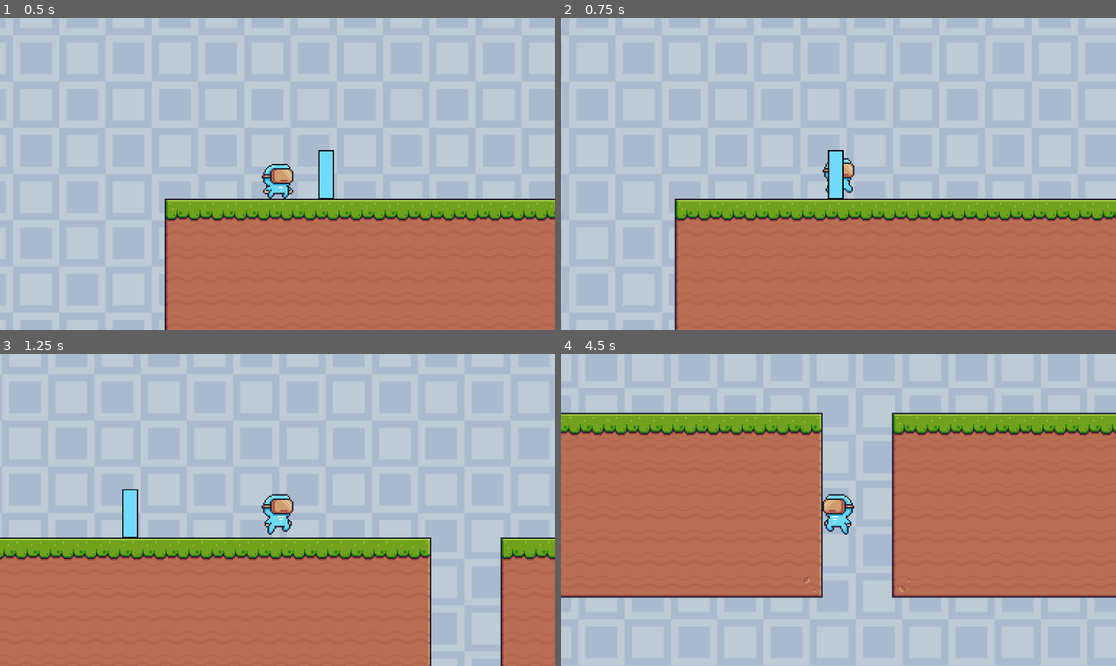
Above: before the commit, frames 1-4 (two rows, left to right).
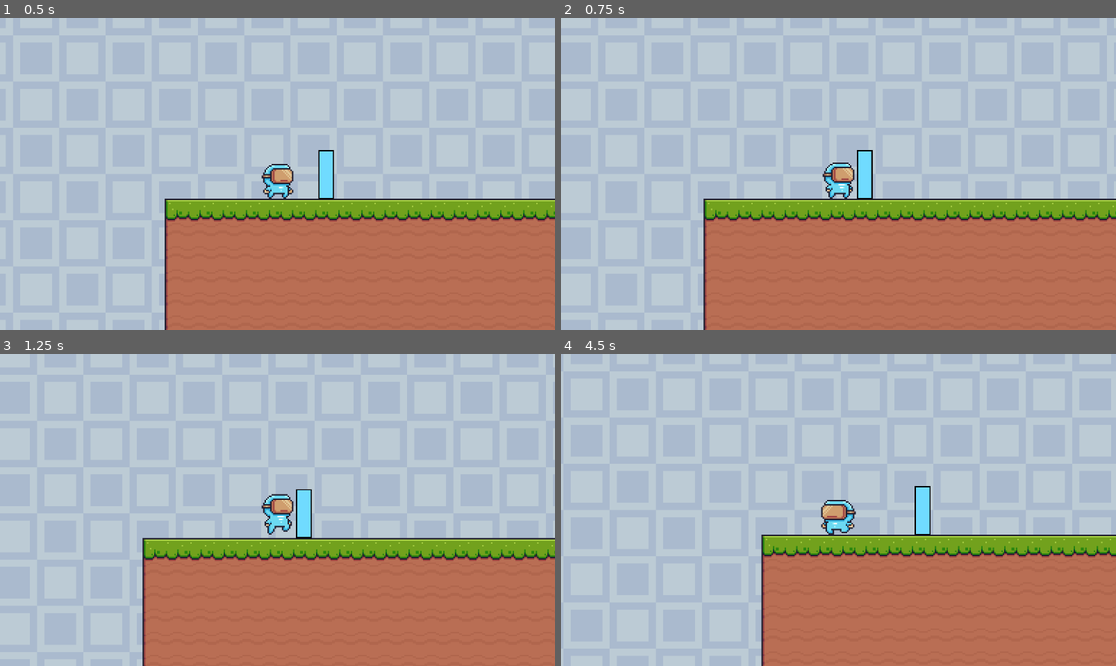
Above: after the commit, the same moments.

Repository: Zarlden/Syncronauts
Game: Godot game, scene res://Level/level_1.tscn
Same seed, same stepped clock (60 frames per second), same inputs: the game is played once before the commit and once after it.
Inputs:
- Up to frame 1 (0.5 s): no input
- Up to frame 2 (0.75 s): hold D (Right) from 0.53 s (still down)
- Up to frame 3 (1.25 s): keep holding D (Right); tap Space (Jump) at 0.77 s
- Up to frame 4 (4.5 s): tap Space (Jump) at 1.52, 3.02, 3.77 s; release D (Right) at 2.03 s; hold A (Left) 2.03-2.78 s; hold D (Right) 2.78-4.28 s; hold A (Left) from 4.28 s (still down)

Frame 1 is identical in both runs. In frame 2, 5.2% of the frame differs, in the area x 20-100%, y 42-100%; in frame 3, 19%; in frame 4, 63%, in the area x 0-100%, y 18-100%.
Error after the commit: Invalid access to property or key 'colour' on a base object of type 'null instance'. (res://Player/PlayerAction.gd:15)

Commit message:
changed filepaths for colournode

Diff:
--- a/Interactable_Objects/Barrier/BarrierShape.gd
+++ b/Interactable_Objects/Barrier/BarrierShape.gd
@@ -1,7 +1,7 @@
 extends StaticBody2D
 class_name  Barrier
 
-const colourNode = preload("res://ColourNode.gd")
+const colourNode = preload("res://misc/ColourNode.gd")
 const COLOR = colourNode.colourSet.BLUE
 
 func _ready():
--- a/Interactable_Objects/puddle/puddle.gd
+++ b/Interactable_Objects/puddle/puddle.gd
@@ -1,6 +1,6 @@
 extends Node2D
 
-const colourNode = preload("res://ColourNode.gd")
+const colourNode = preload("res://misc/ColourNode.gd")
 
 @export var puddleColour: colourNode.colourSet = colourNode.colourSet.RED
 
--- a/Player/BluePlayer.tscn
+++ b/Player/BluePlayer.tscn
@@ -6,6 +6,3 @@
 
 [node name="AnimatedSprite2D" parent="." index="0"]
 frame_progress = 0.0
-
-[node name="ColourNode" parent="." index="3"]
-colour = 2
--- a/Player/PlayerAction.gd
+++ b/Player/PlayerAction.gd
@@ -3,7 +3,7 @@
 
 const SPEED = 200.0
 const JUMP_VELOCITY = -225.0
-const colourNode = preload("res://ColourNode.gd")
+const colourNode = preload("res://misc/ColourNode.gd")
 var colour = colourNode.colourSet.BLUE
 
 # Get the gravity from the project settings to be synced with RigidBody nodes.
--- a/Player/player.tscn
+++ b/Player/player.tscn
@@ -1,10 +1,9 @@
-[gd_scene load_steps=31 format=3 uid="uid://bivkuhpy2ko1t"]
+[gd_scene load_steps=30 format=3 uid="uid://bivkuhpy2ko1t"]
 
 [ext_resource type="Script" path="res://Player/PlayerAction.gd" id="1_gfmy5"]
 [ext_resource type="Texture2D" uid="uid://ba0gxox2wopob" path="res://Free/Main Characters/Virtual Guy/Idle (32x32).png" id="1_r5xou"]
 [ext_resource type="Texture2D" uid="uid://d1lxvycmvbbnr" path="res://Free/Main Characters/Virtual Guy/Jump (32x32).png" id="3_2o6qk"]
 [ext_resource type="Texture2D" uid="uid://bmlmlheg0qrll" path="res://Free/Main Characters/Virtual Guy/Run (32x32).png" id="4_vfwl2"]
-[ext_resource type="PackedScene" uid="uid://wmehyh7qo3ay" path="res://colour_node.tscn" id="5_bn6vg"]
 
 [sub_resource type="AtlasTexture" id="AtlasTexture_4ve6l"]
 atlas = ExtResource("1_r5xou")
@@ -206,5 +205,3 @@
 shape = SubResource("RectangleShape2D_7blhu")
 
 [node name="RemoteTransform2D" type="RemoteTransform2D" parent="."]
-
-[node name="ColourNode" parent="." instance=ExtResource("5_bn6vg")]
Renamed: ColourNode.gd -> misc/ColourNode.gd
Renamed: colour_node.tscn -> misc/colour_node.tscn
